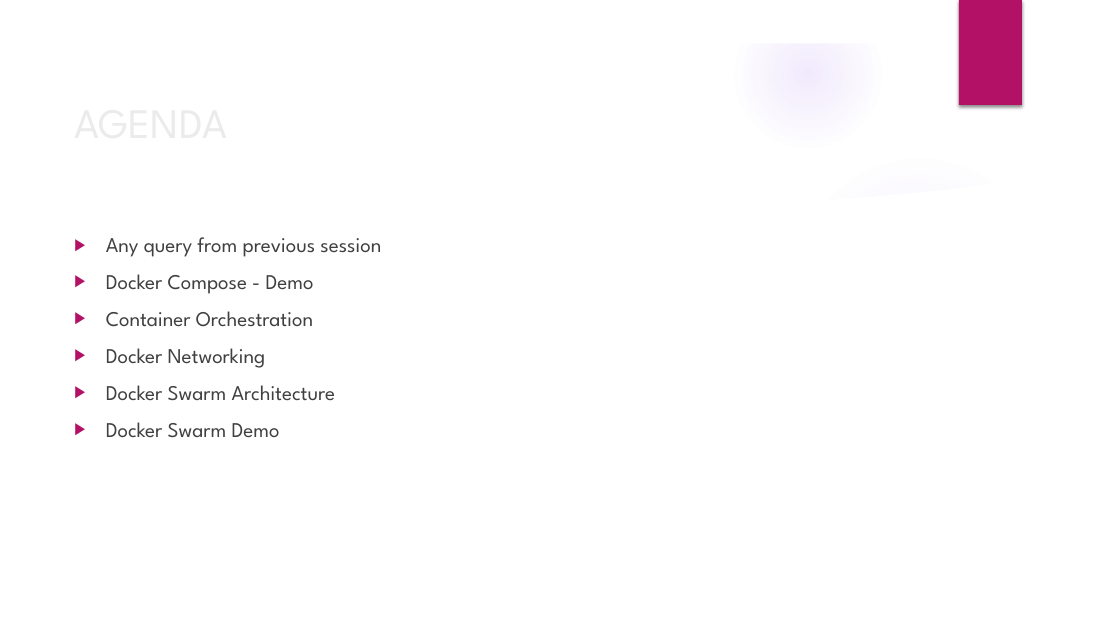
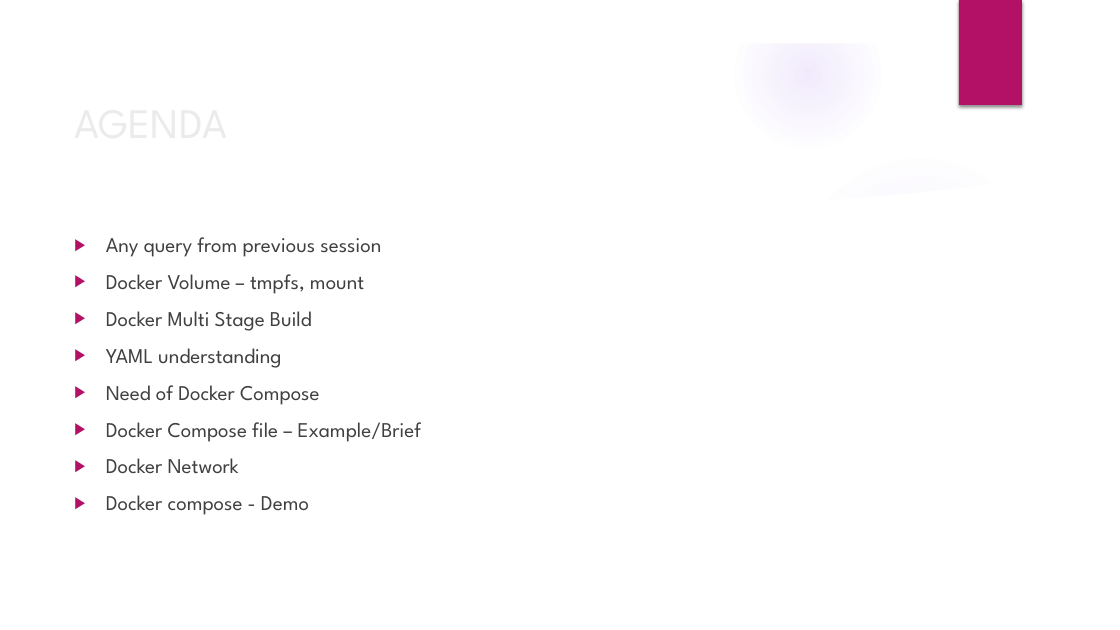
Before and after one commit to deepkumartraining/docker-k8s-April23, a slide deck: slide 2 of Day10/DockerAndKubernetes_Training-Day10.pptx. Drawn at 1120x630 pixels with LibreOffice and Linux fonts; fonts in the diff are those of the drawing; background and template pictures are left out. Boxes give left, top, right and bottom in pixels: in the first picture for what was removed or moved away, otherwise in the second. Text is boxed around its words. In the diff, an @@ line names an element or a change of style, - is before the commit and + after.

```diff
--- a/Day10/DockerAndKubernetes_Training-Day10.pptx
+++ b/Day10/DockerAndKubernetes_Training-Day10.pptx
@@ text at (x1=106, y1=274, x2=421, y2=515): text changed @@
-▶ Docker Compose - Demo
-▶ Container Orchestration
-▶ Docker Networking
-▶ Docker Swarm Architecture
-▶ Docker Swarm Demo
+▶ Docker Volume – tmpfs, mount
+▶ Docker Multi Stage Build
+▶ YAML understanding
+▶ Need of Docker Compose
+▶ Docker Compose file – Example/Brief
+▶ Docker Network
+▶ Docker compose - Demo
```
Also in this commit, not shown: 1 other slide changed, 3 slides added, 1 slide removed, 4 other files.
